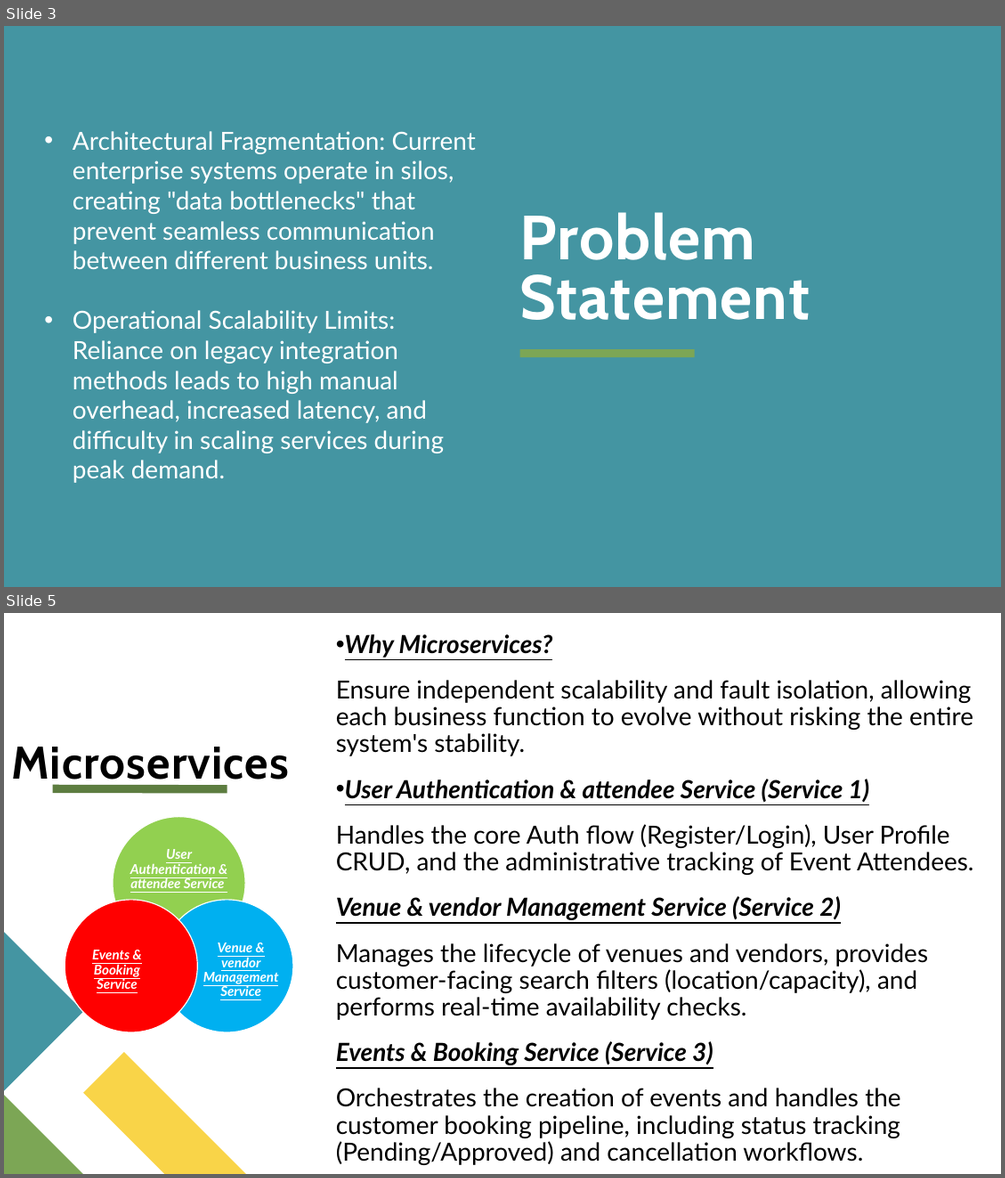
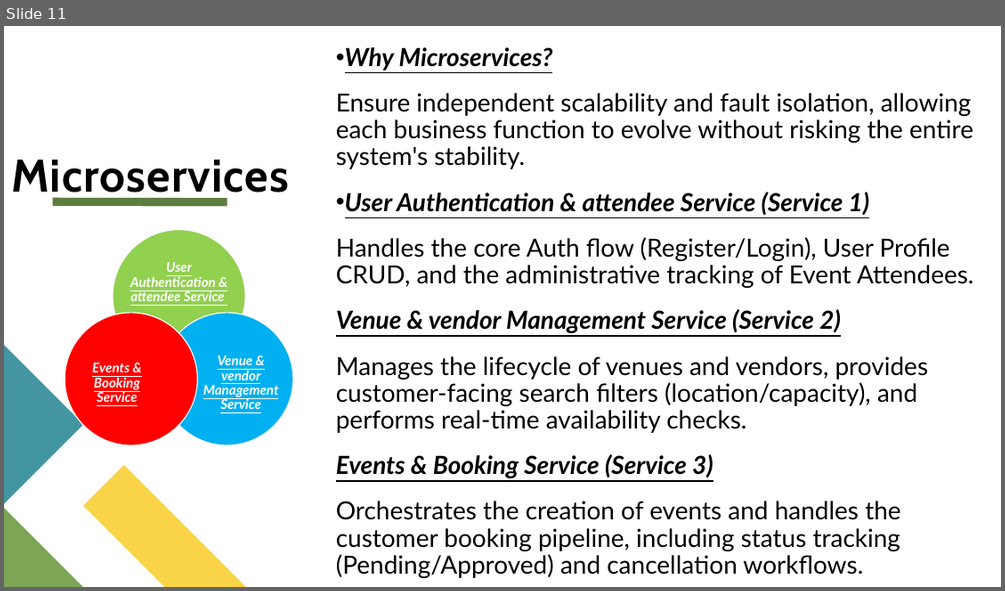
Before and after one commit to SohamTheG/EventZen, a slide deck: EventZen.pptx. Shown one above the other, each under a label of ours: slides 3 and 5 before the commit, slide 11 after it; the slides between them are not shown. The pictures are 1005x1178 and 1005x591 pixels, drawn with LibreOffice and Linux fonts; fonts in the diff are those of the drawing. Boxes give left, top, right and bottom in pixels: in the first picture for what was removed or moved away, otherwise in the second. Text is boxed around its words. In the diff, an @@ line names an element or a change of style, - is before the commit and + after.

```diff
--- a/EventZen.pptx
+++ b/EventZen.pptx
@@ slide 3 removed at (4,26,1001,587), background #4495A2 @@
@@ text removed at (73,131,476,483) @@
-• Architectural Fragmentation: Current enterprise systems operate in silos, creating "data bottlenecks" that prevent seamless communication between different business units.
-• Operational Scalability Limits: Reliance on legacy integration methods leads to high manual overhead, increased latency, and difficulty in scaling services during peak demand.
@@ title removed at (520,212,810,320) @@
-Problem Statement
@@ rectangle removed at (520,349,695,357) @@
@@ what was slide 5 is now slide 11 @@
```
Also in this commit, not shown: 2 slides changed, 6 slides added, 12 other files.
